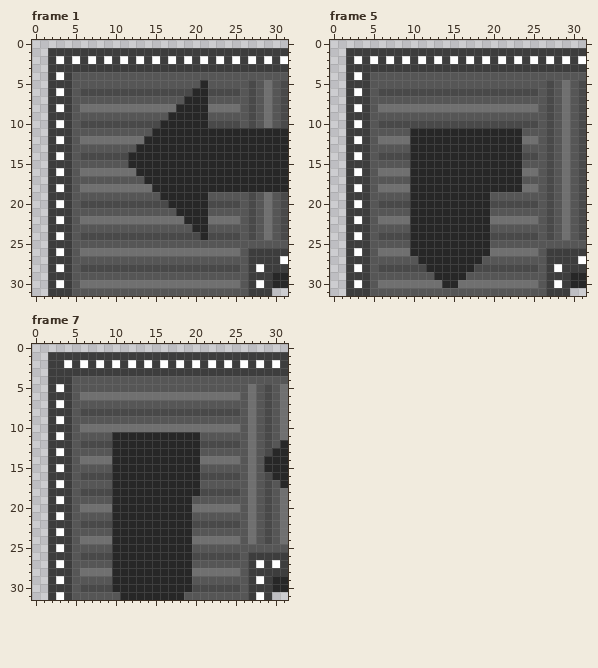
File history of a pixel-art file, Assets/Sprites/Conveyors/left down down curve conv.aseprite. Above is the file before it was changed.
32x32 pixels, 11 frames. Shown: frame 1, frame 5, frame 7. The commit also changed other frames, which this record leaves out.
The same view after the edit:
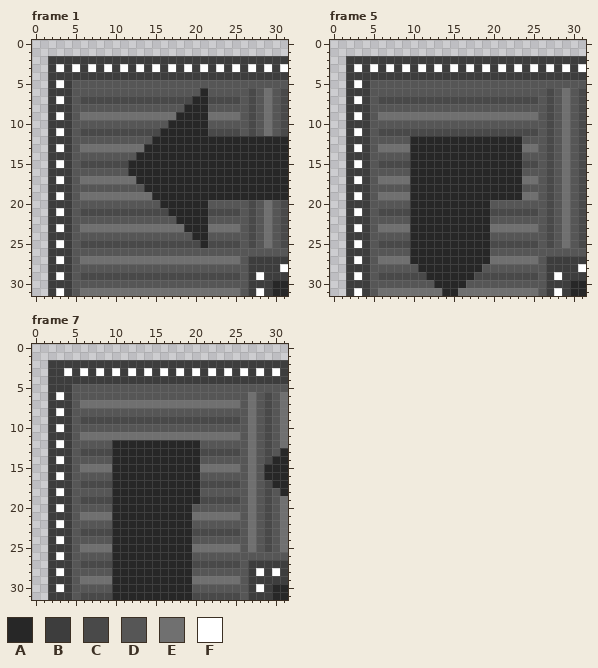
Palette (. is transparent): A #272727  B #3d3d3d  C #494949  D #565656  E #707070  F #ffffff
What changed:
Changed rows in their new state; - is an unchanged pixel.
Frame 1, layers "Layer 7", "Layer 6 Copy":
first column x 2:
 1 ..............................
 2 -B-B-B-B-B-B-B-B-B-B-B-B-B-B-B
 3 -F-F-F-F-F-F-F-F-F-F-F-F-F-F-F
 4 -B-BBBBBBBBBBBBBBBBBBBBBBBBBBB
 5 -F-----------------D-----D-D-D
 6 -B--DDDDDDDDDDDDDDD-DDDD------
 7 -F--CCCCCCCCCCCCCC--CCCC------
 8 -B--DDDDDDDDDDDDD---DDDD------
 9 -F--EEEEEEEEEEEE----EEEE------
10 -B--DDDDDDDDDDD-----DDDD------
11 -F--CCCCCCCCCC------CCCCDCDEDC
12 -B--DDDDDDDDD-----------------
13 -F--EEEEEEEE------------------
14 -B--DDDDDDD-------------------
15 -F--CCCCCC--------------------
16 -B--DDDDDDA-------------------
17 -F--EEEEEEEA------------------
18 -B--DDDDDDDDA-----------------
19 -F--EEEEEEEEEA------AAAAAAAAAA
20 -B--DDDDDDDDDDA-----DDDD------
21 -F--CCCCCCCCCCCA----CCCC------
22 -B--DDDDDDDDDDDDA---DDDD------
23 -F--EEEEEEEEEEEEEA--EEEE------
24 -B--DDDDDDDDDDDDDDA-DDDD------
25 -F--CCCCCCCCCCCCCCCACCCC-C-E-C
26 -B--DDDDDDDDDDDDDDDDDDDD-DDDDD
27 -F--EEEEEEEEEEEEEEEEEEEE-----B
28 -B--DDDDDDDDDDDDDDDDDDDD--B--F
29 -F--CCCCCCCCCCCCCCCCCCCC--F-BB
30 -B--DDDDDDDDDDDDDDDDDDDD--B---
31 -F--EEEEEEEEEEEEEEEEEEEE--F-AA
Frame 5, layers "Layer 7", "Layer 6 Copy":
first column x 2:
 1 ..............................
 2 -B-B-B-B-B-B-B-B-B-B-B-B-B-B-B
 3 -F-F-F-F-F-F-F-F-F-F-F-F-F-F-F
 4 -B-BBBBBBBBBBBBBBBBBBBBBBBBBBB
 5 -F-----------------------D-D-D
 6 -B--DDDDDDDDDDDDDDDDDDDD------
 7 -F--CCCCCCCCCCCCCCCCCCCC------
 8 -B--DDDDDDDDDDDDDDDDDDDD------
 9 -F--EEEEEEEEEEEEEEEEEEEE------
10 -B--DDDDDDDDDDDDDDDDDDDD------
11 -F--CCCCCCCCCCCCCCCCCCCC------
12 -B--DDDD--------------DD------
13 -F--EEEE--------------EE------
14 -B--DDDD--------------DD------
15 -F--CCCC--------------CC------
16 -B--DDDD--------------DD------
17 -F--EEEE--------------EE------
18 -B--DDDD--------------DD------
19 -F--EEEE----------AAAAEE------
20 -B--DDDD----------DDDDDD------
21 -F--CCCC----------CCCCCC------
22 -B--DDDD----------DDDDDD------
23 -F--EEEE----------EEEEEE------
24 -B--DDDD----------DDDDDD------
25 -F--CCCC----------CCCCCC-C-E-C
26 -B--DDDD----------DDDDDD-DDDDD
27 -F--EEEEA--------AEEEEEE-----B
28 -B--DDDDDA------ADDDDDDD--B--F
29 -F--CCCCCCA----ACCCCCCCC--F-BB
30 -B--DDDDDDDA--ADDDDDDDDD--B---
31 -F--EEEEEEEEAAEEEEEEEEEE--F-AA
Frame 7, layers "Layer 7", "Layer 6 Copy":
first column x 2:
 1 ..............................
 2 --B-B-B-B-B-B-B-B-B-B-B-B-B-B-
 3 --F-F-F-F-F-F-F-F-F-F-F-F-F-F-
 4 ---BBBBBBBBBBBBBBBBBBBBBBBBBBB
 5 -B-----------------------D-D-D
 6 -F--DDDDDDDDDDDDDDDDDDDD------
 7 -B--EEEEEEEEEEEEEEEEEEEE------
 8 -F--DDDDDDDDDDDDDDDDDDDD------
 9 -B--CCCCCCCCCCCCCCCCCCCC------
10 -F--DDDDDDDDDDDDDDDDDDDD------
11 -B--EEEEEEEEEEEEEEEEEEEE------
12 -F--DDDD-----------DDDDD-----E
13 -B--CCCC-----------CCCCC----D-
14 -F--DDDD-----------DDDDD---C--
15 -B--EEEE-----------EEEEE------
16 -F--DDDD-----------DDDDD---A--
17 -B--CCCC-----------CCCCC----A-
18 -F--DDDD-----------DDDDD-----A
19 -B--CCCC----------ACCCCC------
20 -F--DDDD----------DDDDDD------
21 -B--EEEE----------EEEEEE------
22 -F--DDDD----------DDDDDD------
23 -B--CCCC----------CCCCCC------
24 -F--DDDD----------DDDDDD------
25 -B--EEEE----------EEEEEE-E-C-E
26 -F--DDDD----------DDDDDD-DDDDD
27 -B--CCCC----------CCCCCC--B-B-
28 -F--DDDD----------DDDDDD--F-F-
29 -B--EEEE----------EEEEEE--B-BB
30 -F--DDDD----------DDDDDD--F---
31 -B--CCCCA--------ACCCCCC--B-AA
Pixel boxes of the changes (left, top, right, bottom) in both pictures:
changed: (48, 48, 288, 296)
changed: (346, 48, 586, 296)
changed: (48, 352, 288, 600)
